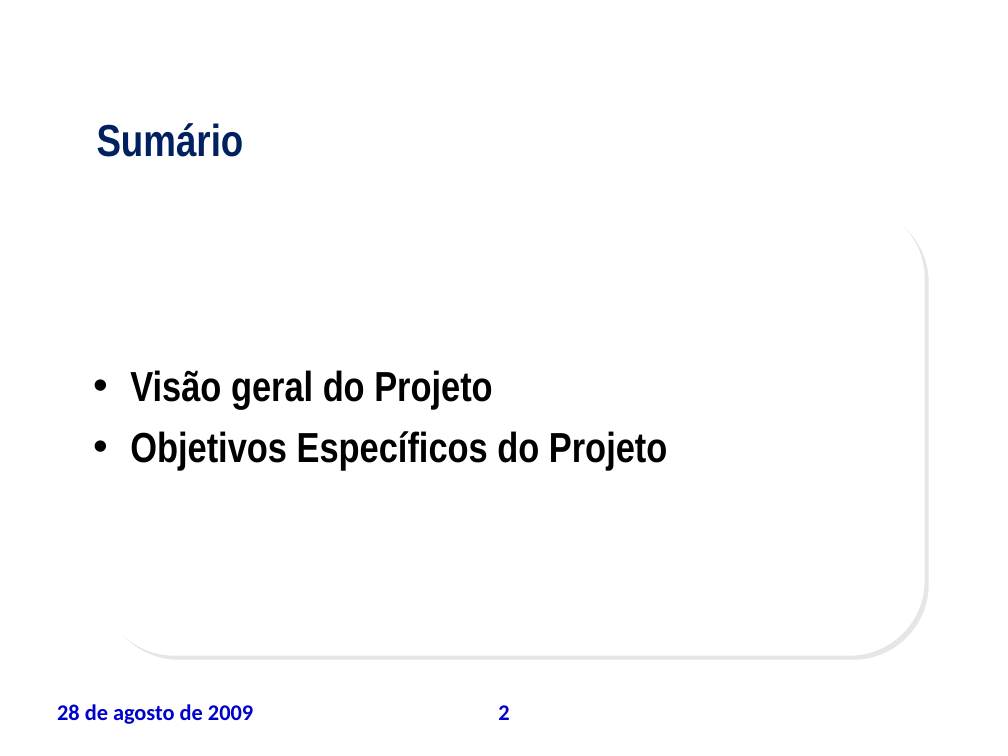
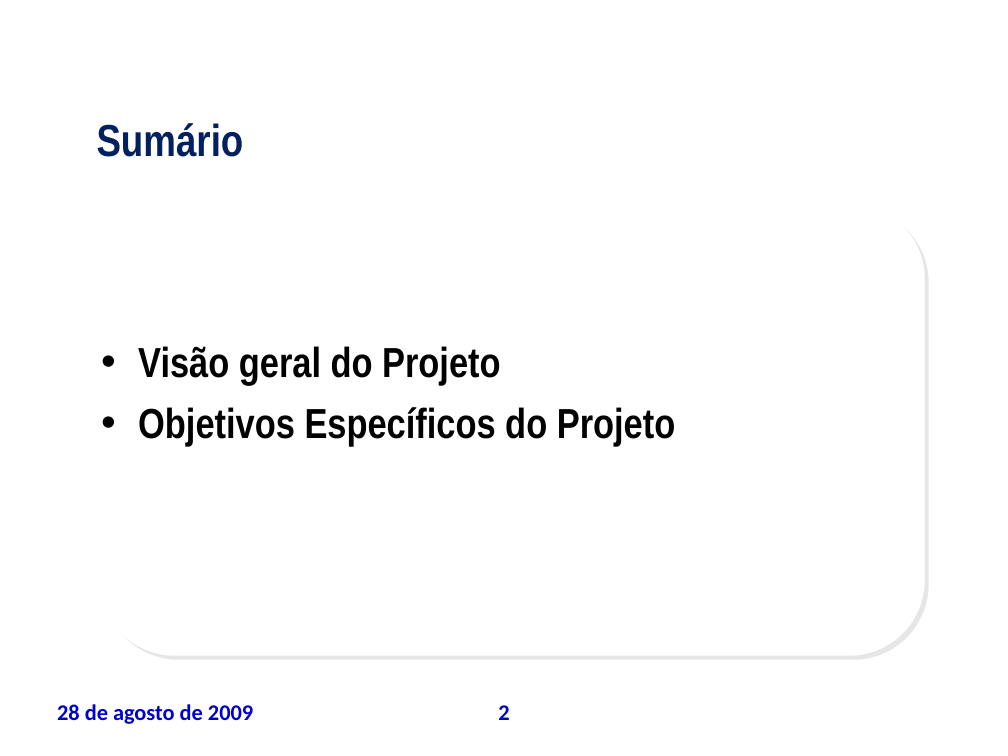
Before and after one commit to leoevaristo/psa20092, a slide deck: slide 2 of ARTEFATOS/TAP_apresentacao.ppt. Drawn at 1008x756 pixels with LibreOffice and Linux fonts; fonts in the diff are those of the drawing; background and template pictures are left out. Boxes give left, top, right and bottom in pixels: in the first picture for what was removed or moved away, otherwise in the second. Text is boxed around its words. In the diff, an @@ line names an element or a change of style, - is before the commit and + after.

```diff
--- a/ARTEFATOS/TAP_apresentacao.ppt
+++ b/ARTEFATOS/TAP_apresentacao.ppt
@@ text "Visão geral do Projeto": place and size @@
-text "Visão geral do Projeto" at (130,370,667,470)
+text "Visão geral do Projeto" at (138,346,675,446)
```
Also in this commit, not shown: 8 other slides changed.
